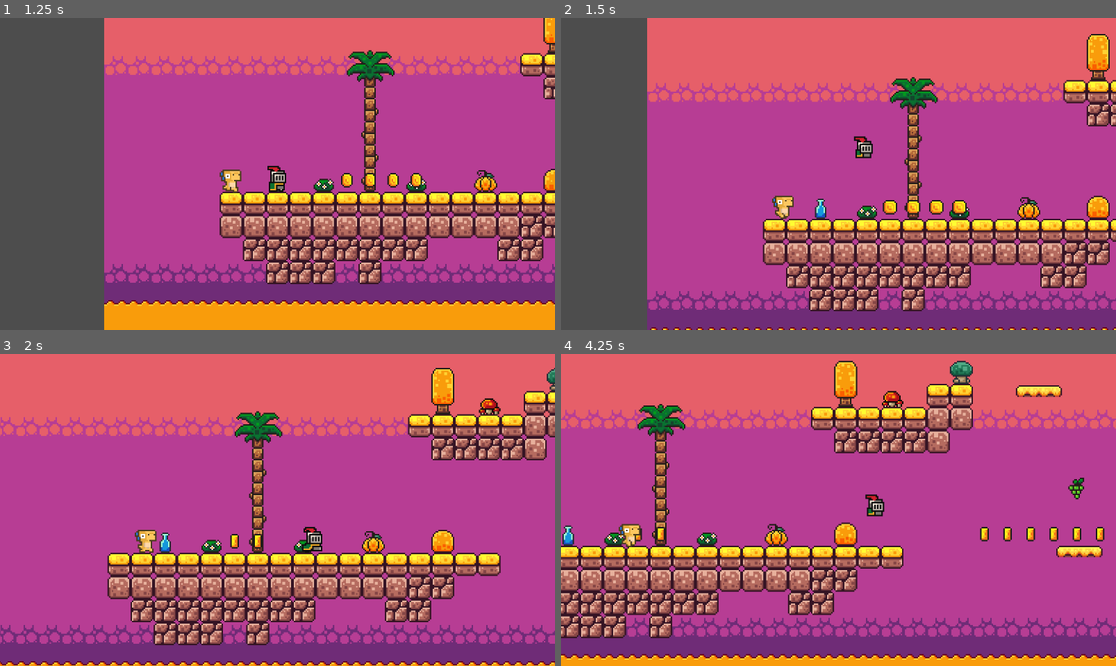
Above: before the commit, frames 1-4 (two rows, left to right).
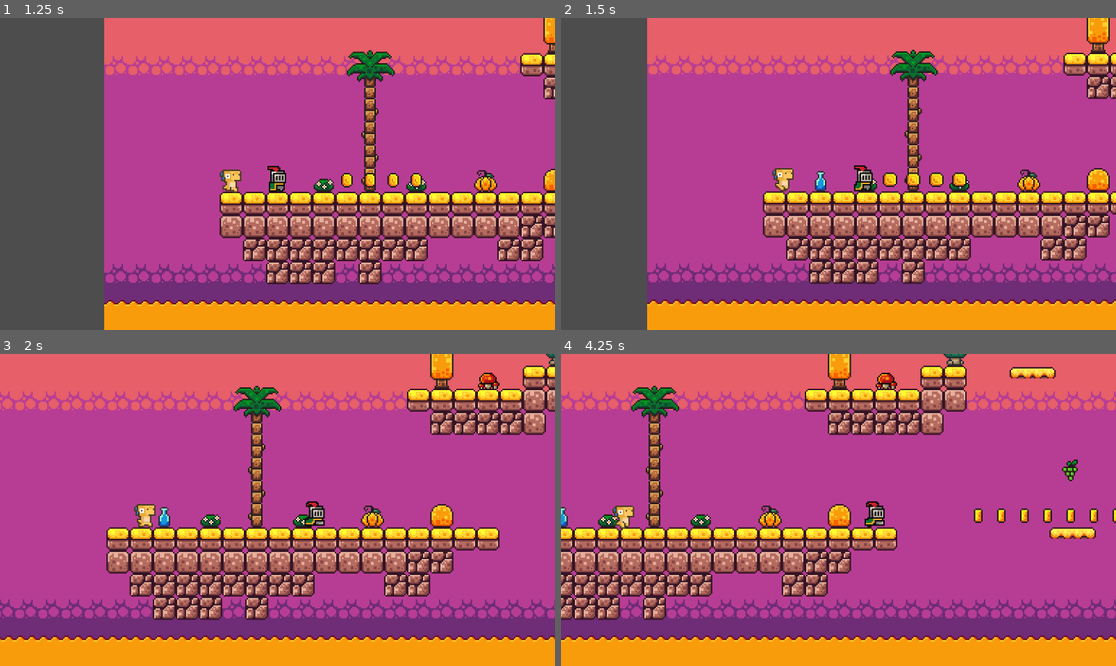
Above: after the commit, the same moments.

Repository: Yncy0/Platformer-2D
Game: Godot game, scene res://scene/gui/menu/starting_menu.tscn
Same seed, same stepped clock (60 frames per second), same inputs: the game is played once before the commit and once after it.
Inputs:
- Up to frame 1 (1.25 s): click "Start" at 0.5 s
- Up to frame 2 (1.5 s): hold D (move_right) from 1.28 s (still down); hold Space (jump) from 1.28 s (still down)
- Up to frame 3 (2 s): keep holding D (move_right); keep holding Space (jump)
- Up to frame 4 (4.25 s): release Space (jump) at 2.03 s; tap Space (jump) at 2.1, 2.27, 2.57, 3.6, 3.77, 4.07 s; release D (move_right) at 2.78 s; hold A (move_left) 2.78-3.53 s; hold Space (jump) 2.78-3.53 s; hold D (move_right) from 3.53 s (still down)

Frame 1 is identical in both runs. In frame 2, 40% of the frame differs, in the area x 15-100%, y 0-100%; in frame 3, 46%, in the area x 0-100%, y 0-100%; in frame 4, 42%.

Commit message:
finished coyote timer -> player

Diff:
--- a/scene/characters/player/_player.tscn
+++ b/scene/characters/player/_player.tscn
@@ -420,6 +420,7 @@
 one_shot = true
 
 [node name="CoyoterTimer" type="Timer" parent="StateMachine/FallState"]
+unique_name_in_owner = true
 one_shot = true
 
 [node name="HitState" type="Node" parent="StateMachine"]
@@ -477,6 +478,7 @@
 debug_color = Color(3.70607e-06, 0.643004, 0.307854, 0.42)
 
 [connection signal="timeout" from="StateMachine/FallState/JumpBufferTimer" to="StateMachine/FallState" method="_on_jump_buffer_timer_timeout"]
+[connection signal="timeout" from="StateMachine/FallState/CoyoterTimer" to="StateMachine/FallState" method="_on_coyoter_timer_timeout"]
 [connection signal="area_entered" from="Hitbox" to="StateMachine/FallState" method="_on_hitbox_area_entered"]
 [connection signal="area_entered" from="Hurtbox" to="." method="_on_hurtbox_area_entered"]
 
--- a/script/characters/player/fall.gd
+++ b/script/characters/player/fall.gd
@@ -2,8 +2,10 @@
 
 
 @onready var jump_buffer_timer: Timer = %JumpBufferTimer
+@onready var coyoter_timer: Timer = %CoyoterTimer
 
 var jump_buffer_available: bool = true
+
 
 func enter() -> void:
 	if !player.is_riding:
@@ -13,11 +15,16 @@
 		player.animated_sprite_2d.play("mount")
 
 	jump_buffer_timer.start(0.5)
+	coyoter_timer.start(0.1)
 
 
 func update_input(event: InputEvent) -> void:
-	if event.is_action_pressed("jump") and jump_buffer_available:
-		change_state.emit("JumpState")
+	if event.is_action_pressed("jump"):
+		if jump_buffer_available:
+			change_state.emit("JumpState")
+		if player.jump_available:
+			change_state.emit("JumpState")
+			#player.jump_available = false
 
 
 func update_physics_process(delta: float) -> void:
@@ -39,6 +46,10 @@
 		change_state.emit("BounceState")
 
 
-
 func _on_jump_buffer_timer_timeout() -> void:
 	jump_buffer_available = false
+
+
+
+func _on_coyoter_timer_timeout() -> void:
+	player.jump_available = false
